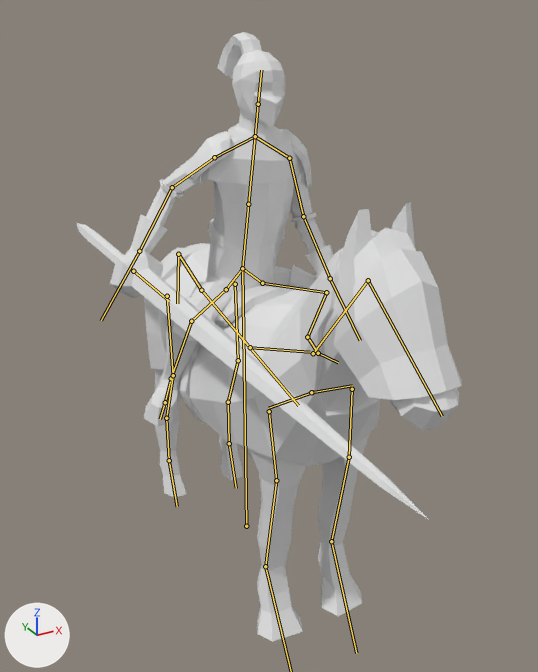
The FBX model Assets/Mesh/HorsemenModels/Horse_man_03.fbx: old version first, new version second.
Rendered twice from a 50 mm camera at (-1.44, -2.78, 2.54) aimed at (-0.06, -0.27, 1.28). Lighting does not change. The marker at lower left points along +X, +Y and +Z. Both versions are drawn at the pose saved in each file; the numbers are the values there. The bones that bend it are drawn over the model as lines.

In view in the first picture: 'Horseman_03'.
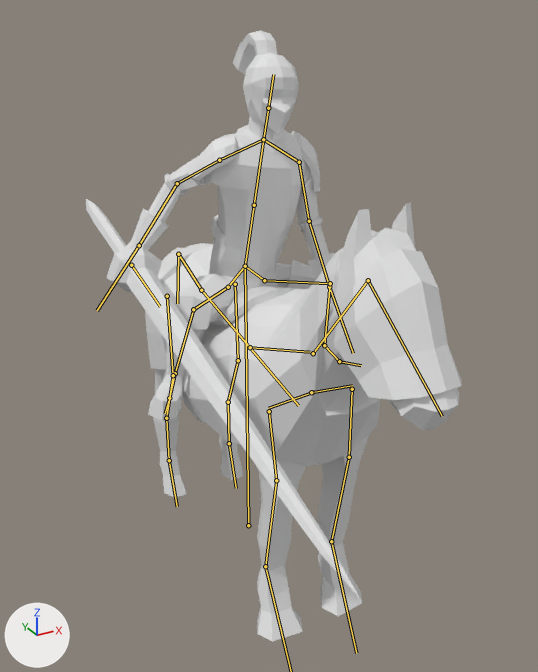
Changed parts and their boxes [x1, y1, x2, y2] in the pictures (538 x 672 px):
'Horseman_03', posed
    before: [77, 32, 462, 642]
    after: [86, 31, 462, 642]
bone 'Bone', root to tip
    before: (246, 526) to (242, 268)
    after: (248, 525) to (245, 266)
bone 'Spine_01', root to tip
    before: (242, 268) to (248, 204)
    after: (245, 266) to (254, 205)
bone 'Pike_01', root to tip
    before: (133, 271) to (169, 301)
    after: (131, 265) to (160, 306)
bone 'Leg_right_02', root to tip
    before: (226, 289) to (191, 321)
    after: (228, 287) to (193, 309)
bone 'Leg_right_03', root to tip
    before: (191, 321) to (171, 378)
    after: (193, 309) to (175, 373)
bone 'Leg_left_02', root to tip
    before: (262, 283) to (326, 292)
    after: (264, 280) to (330, 283)
bone 'Leg_left_03', root to tip
    before: (326, 292) to (307, 337)
    after: (330, 283) to (324, 345)

What the commit changed:
Bone 'Bone' (bone_bone) moves from (0.0, -0.955, -0.081) to (0.0, -0.937, -0.059).
Bone 'Spine_01' (bone_spine_01) turns from (12, -1, 0) to (19, -6, -1) degrees about its own x, y and z.
Bone 'Pike_01' (bone_pike_01) turns from (98, 37, 2) to (100, 38, 3) degrees about its own x, y and z.
Bone 'Leg_right_02' (bone_leg_right_02) turns from (51, 8, 72) to (54, 9, 86) degrees about its own x, y and z.
Bone 'Leg_right_03' (bone_leg_right_03) turns from (13, -20, -88) to (21, -18, -96) degrees about its own x, y and z.
Bone 'Leg_left_02' (bone_leg_left_02) turns from (-56, -13, 75) to (-57, -11, 85) degrees about its own x, y and z.
Bone 'Leg_left_03' (bone_leg_left_03) turns from (-21, 19, -93) to (-13, 19, -85) degrees about its own x, y and z.
